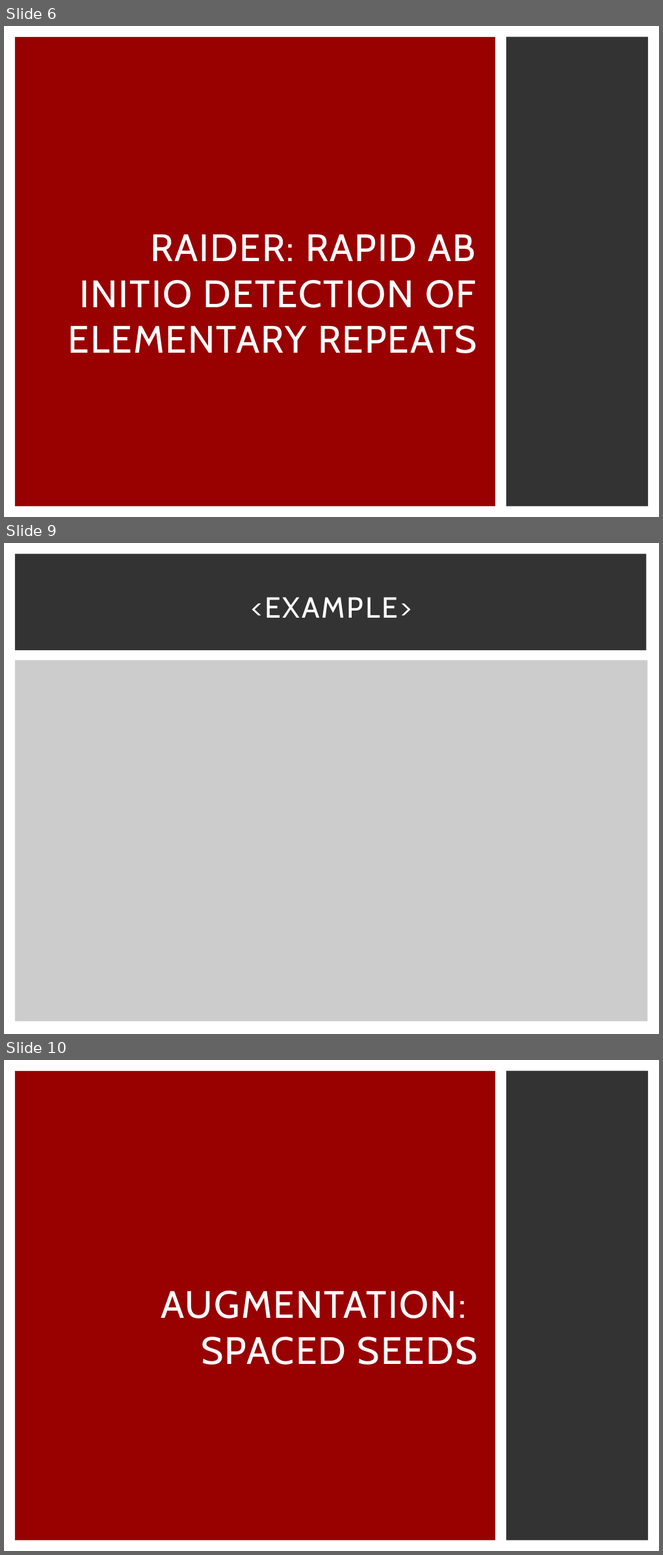
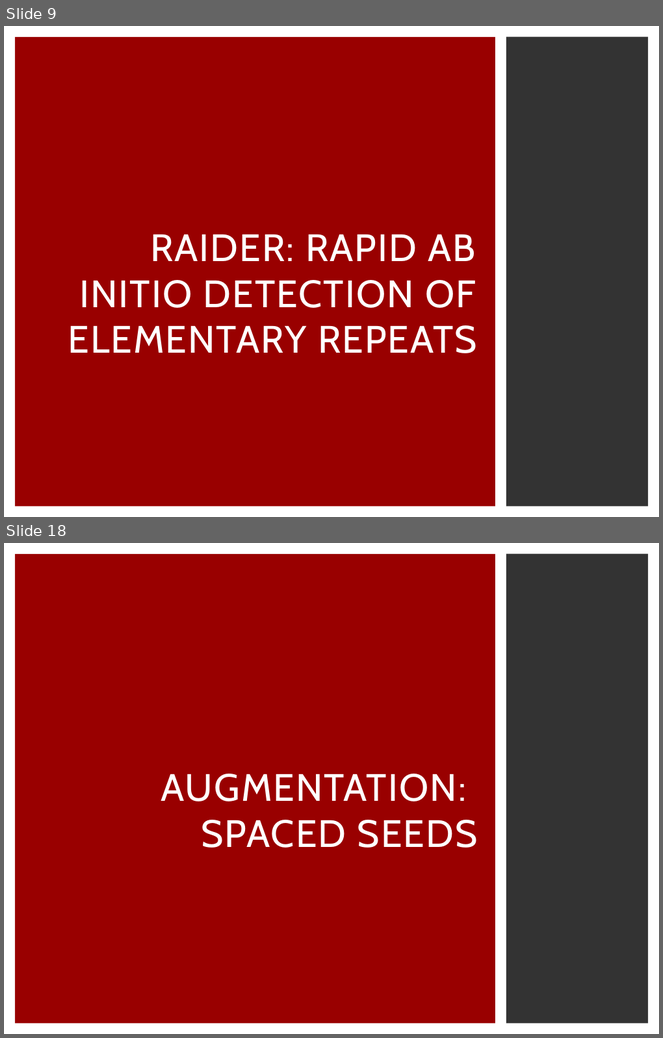
Before and after one commit to schaefce/proposal, a slide deck: GLBio.pptx. Shown one above the other, each under a label of ours: slides 6, 9 and 10 before the commit, slides 9 and 18 after it; the slides between them are not shown. The pictures are 663x1555 and 663x1038 pixels, drawn with LibreOffice and Linux fonts; fonts in the diff are those of the drawing. Boxes give left, top, right and bottom in pixels: in the first picture for what was removed or moved away, otherwise in the second. Text is boxed around its words. In the diff, an @@ line names an element or a change of style, - is before the commit and + after.

```diff
--- a/GLBio.pptx
+++ b/GLBio.pptx
@@ slide 9 removed at bbox=[4, 543, 659, 1034], background #FFFFFF @@
@@ rectangle removed at bbox=[15, 554, 647, 650] @@
@@ title removed at bbox=[251, 597, 412, 618] @@
-<EXAMPLE>
@@ rectangle removed at bbox=[15, 660, 648, 1022] @@
@@ what was slide 6 is now slide 9 @@
@@ what was slide 10 is now slide 18 @@
```
Also in this commit, not shown: 5 slides changed, 18 slides added.
